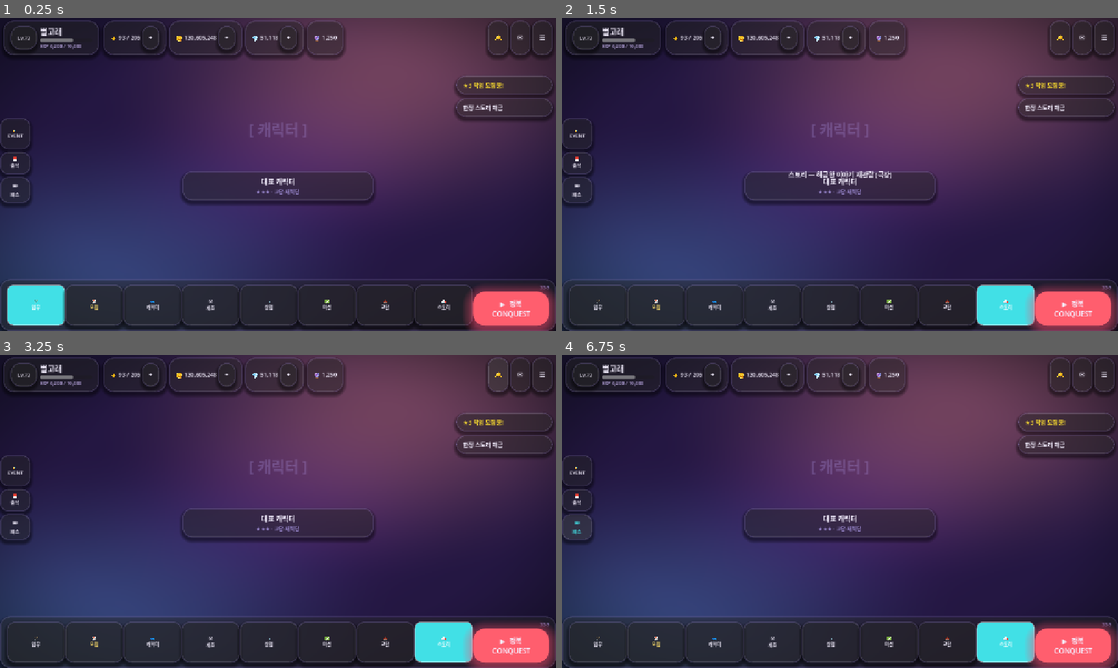
Above: before the commit, frames 1-4 (two rows, left to right).
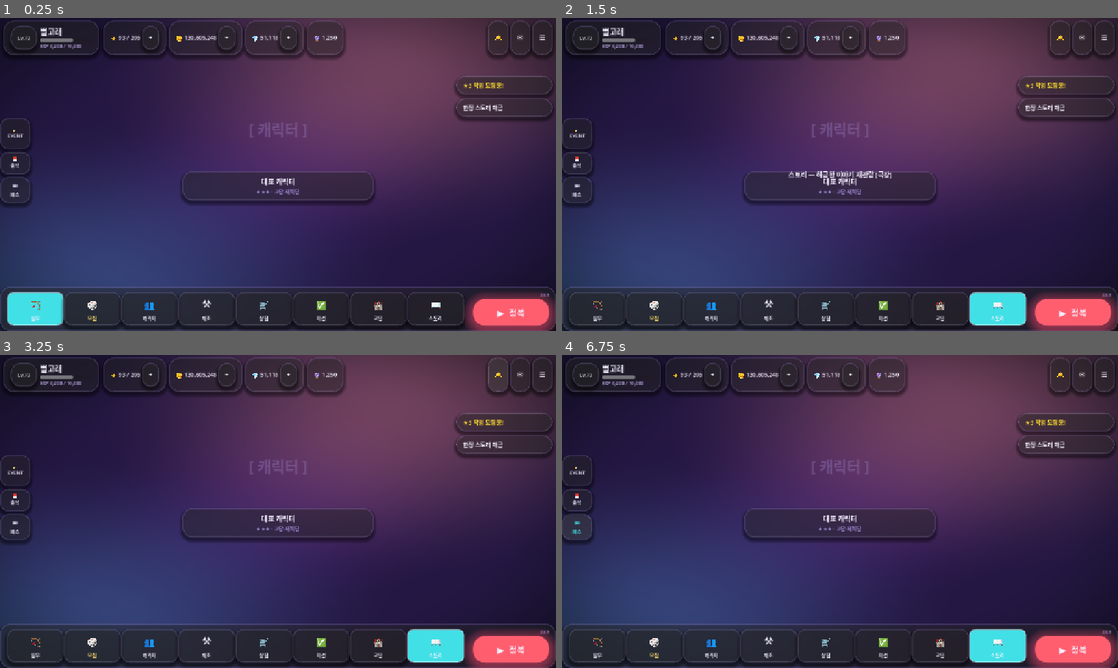
Above: after the commit, the same moments.

Repository: KADSA-OFFICIAL/Group-2
Game: Godot game, scene res://Boot.tscn
The game is run twice, just before and just after one commit, with the same random seed, the same clock (stepped at 60 frames per second) and the same inputs.
Inputs (mouse positions are in pixels of both pictures, inside the frame that each line leads up to; where the layout moved, square brackets give the same spot in the first picture):
- Up to frame 1 (0.25 s): no input
- Up to frame 2 (1.5 s): click (995, 309) [1006, 305] at 0.5 s; click (995, 309) [1006, 305] at 1.25 s
- Up to frame 3 (3.25 s): click "+" at 2 s; click "🔔" at 2.75 s
- Up to frame 4 (6.75 s): click "✉" at 3.5 s; click "☰" at 4.25 s; click "🎉 EVENT" at 5 s; click "📅 출석" at 5.75 s; click "🎟 패스" at 6.5 s

The runs differ from the first frame. In frame 1, 3.5% of the frame differs, in the area x 0-100%, y 83-99%; in frame 2, 3.8%; in frame 3, 3.8%; in frame 4, 3.8%.

Commit message:
feat: 하단 내비 아이콘 40×40 구조 + 정복 버튼 개선
- 각 버튼(Hunt~Story)에 VBox(full-rect, mouse_filter=ignore) 추가
  - Icon Label: 40×40 min_size, emoji 24px, 가로·세로 중앙 정렬
  - Name Label: 버튼명 11px, 중앙 정렬
  - 버튼 자체 text="" → 클릭 이벤트만 처리
- 내비 영역과 정복 영역 사이에 20px 구분 여백(Divider) 추가
- ConquestButton: "CONQUEST" 영문 제거 → "▶  정복" 한국어만, 폰트 20px
- NavPanel 높이 90px로 확장 (아이콘 40px + 텍스트 11px 수용)

Co-Authored-By: Claude Sonnet 4.6 <noreply@anthropic.com>

Diff:
--- a/screens/main/MainScreen.tscn
+++ b/screens/main/MainScreen.tscn
@@ -27,7 +27,6 @@
 layout_mode = 2
 theme_override_constants/separation = 10
 
-; ── PlayerCard ──
 [node name="PlayerCard" type="PanelContainer" parent="TopBar/HBoxContainer"]
 layout_mode = 2
 
@@ -78,7 +77,6 @@
 theme_override_font_sizes/font_size = 11
 theme_override_colors/font_color = Color(0.741, 0.667, 0.898, 1)
 
-; ── Currencies ──
 [node name="Currencies" type="HBoxContainer" parent="TopBar/HBoxContainer"]
 layout_mode = 2
 theme_override_constants/separation = 6
@@ -173,7 +171,6 @@
 text = "1,250"
 theme_override_font_sizes/font_size = 13
 
-; ── Spacer + SysButtons ──
 [node name="Spacer" type="Control" parent="TopBar/HBoxContainer"]
 layout_mode = 2
 size_flags_horizontal = 3
@@ -229,7 +226,7 @@
 text = "🎟\n패스"
 theme_override_font_sizes/font_size = 11
 
-; ── EventBanners (우측) ────────────────────────────────────────────────────
+; ── EventBanners ───────────────────────────────────────────────────────────
 [node name="EventBanners" type="VBoxContainer" parent="."]
 layout_mode = 1
 anchor_left = 1.0
@@ -332,13 +329,15 @@
 theme_override_font_sizes/font_size = 12
 theme_override_colors/font_color = Color(0.741176, 0.666667, 1, 0.8)
 
-; ── 하단 바: 내비게이션 + 정복 버튼 (같은 높이) ────────────────────────────
+; ══════════════════════════════════════════════════════════════════════════
+; 하단 바 — 내비게이션(40×40 아이콘) + 구분선 여백 + 정복 버튼 (같은 높이)
+; ══════════════════════════════════════════════════════════════════════════
 [node name="NavPanel" type="PanelContainer" parent="."]
 layout_mode = 1
 anchor_top = 1.0
 anchor_right = 1.0
 anchor_bottom = 1.0
-offset_top = -82.0
+offset_top = -90.0
 grow_horizontal = 2
 grow_vertical = 0
 
@@ -346,71 +345,286 @@
 layout_mode = 2
 theme_override_constants/separation = 0
 
-; ── BottomNav (좌측 확장) ──
+; ── BottomNav ── (H expand, 각 버튼: 40×40 아이콘 + 이름 텍스트)
 [node name="BottomNav" type="HBoxContainer" parent="NavPanel/OuterRow"]
 unique_name_in_owner = true
 layout_mode = 2
 size_flags_horizontal = 3
+size_flags_vertical = 3
 theme_override_constants/separation = 0
 
+; Hunt ──────────
 [node name="Hunt" type="Button" parent="NavPanel/OuterRow/BottomNav"]
 layout_mode = 2
 size_flags_horizontal = 3
 size_flags_vertical = 3
-text = "🏹\n임무"
-theme_override_font_sizes/font_size = 10
-
+text = ""
+
+[node name="VBox" type="VBoxContainer" parent="NavPanel/OuterRow/BottomNav/Hunt"]
+layout_mode = 1
+anchors_preset = 15
+anchor_right = 1.0
+anchor_bottom = 1.0
+grow_horizontal = 2
+grow_vertical = 2
+mouse_filter = 2
+alignment = 1
+
+[node name="Icon" type="Label" parent="NavPanel/OuterRow/BottomNav/Hunt/VBox"]
+layout_mode = 2
+custom_minimum_size = Vector2(40, 40)
+text = "🏹"
+horizontal_alignment = 1
+vertical_alignment = 1
+mouse_filter = 2
+theme_override_font_sizes/font_size = 24
+
+[node name="Name" type="Label" parent="NavPanel/OuterRow/BottomNav/Hunt/VBox"]
+layout_mode = 2
+text = "임무"
+horizontal_alignment = 1
+mouse_filter = 2
+theme_override_font_sizes/font_size = 11
+
+; Recruit ──────────
 [node name="Recruit" type="Button" parent="NavPanel/OuterRow/BottomNav"]
 layout_mode = 2
 size_flags_horizontal = 3
 size_flags_vertical = 3
-text = "🎲\n모집"
-theme_override_font_sizes/font_size = 10
+text = ""
+
+[node name="VBox" type="VBoxContainer" parent="NavPanel/OuterRow/BottomNav/Recruit"]
+layout_mode = 1
+anchors_preset = 15
+anchor_right = 1.0
+anchor_bottom = 1.0
+grow_horizontal = 2
+grow_vertical = 2
+mouse_filter = 2
+alignment = 1
+
+[node name="Icon" type="Label" parent="NavPanel/OuterRow/BottomNav/Recruit/VBox"]
+layout_mode = 2
+custom_minimum_size = Vector2(40, 40)
+text = "🎲"
+horizontal_alignment = 1
+vertical_alignment = 1
+mouse_filter = 2
+theme_override_font_sizes/font_size = 24
 theme_override_colors/font_color = Color(1, 0.875, 0.42, 1)
 
+[node name="Name" type="Label" parent="NavPanel/OuterRow/BottomNav/Recruit/VBox"]
+layout_mode = 2
+text = "모집"
+horizontal_alignment = 1
+mouse_filter = 2
+theme_override_font_sizes/font_size = 11
+theme_override_colors/font_color = Color(1, 0.875, 0.42, 1)
+
+; Characters ──────────
 [node name="Characters" type="Button" parent="NavPanel/OuterRow/BottomNav"]
 layout_mode = 2
 size_flags_horizontal = 3
 size_flags_vertical = 3
-text = "👥\n캐릭터"
-theme_override_font_sizes/font_size = 10
-
+text = ""
+
+[node name="VBox" type="VBoxContainer" parent="NavPanel/OuterRow/BottomNav/Characters"]
+layout_mode = 1
+anchors_preset = 15
+anchor_right = 1.0
+anchor_bottom = 1.0
+grow_horizontal = 2
+grow_vertical = 2
+mouse_filter = 2
+alignment = 1
+
+[node name="Icon" type="Label" parent="NavPanel/OuterRow/BottomNav/Characters/VBox"]
+layout_mode = 2
+custom_minimum_size = Vector2(40, 40)
+text = "👥"
+horizontal_alignment = 1
+vertical_alignment = 1
+mouse_filter = 2
+theme_override_font_sizes/font_size = 24
+
+[node name="Name" type="Label" parent="NavPanel/OuterRow/BottomNav/Characters/VBox"]
+layout_mode = 2
+text = "캐릭터"
+horizontal_alignment = 1
+mouse_filter = 2
+theme_override_font_sizes/font_size = 11
+
+; Craft ──────────
 [node name="Craft" type="Button" parent="NavPanel/OuterRow/BottomNav"]
 layout_mode = 2
 size_flags_horizontal = 3
 size_flags_vertical = 3
-text = "⚒\n제조"
-theme_override_font_sizes/font_size = 10
-
+text = ""
+
+[node name="VBox" type="VBoxContainer" parent="NavPanel/OuterRow/BottomNav/Craft"]
+layout_mode = 1
+anchors_preset = 15
+anchor_right = 1.0
+anchor_bottom = 1.0
+grow_horizontal = 2
+grow_vertical = 2
+mouse_filter = 2
+alignment = 1
+
+[node name="Icon" type="Label" parent="NavPanel/OuterRow/BottomNav/Craft/VBox"]
+layout_mode = 2
+custom_minimum_size = Vector2(40, 40)
+text = "⚒"
+horizontal_alignment = 1
+vertical_alignment = 1
+mouse_filter = 2
+theme_override_font_sizes/font_size = 24
+
+[node name="Name" type="Label" parent="NavPanel/OuterRow/BottomNav/Craft/VBox"]
+layout_mode = 2
+text = "제조"
+horizontal_alignment = 1
+mouse_filter = 2
+theme_override_font_sizes/font_size = 11
+
+; Shop ──────────
 [node name="Shop" type="Button" parent="NavPanel/OuterRow/BottomNav"]
 layout_mode = 2
 size_flags_horizontal = 3
 size_flags_vertical = 3
-text = "🛒\n상점"
-theme_override_font_sizes/font_size = 10
-
+text = ""
+
+[node name="VBox" type="VBoxContainer" parent="NavPanel/OuterRow/BottomNav/Shop"]
+layout_mode = 1
+anchors_preset = 15
+anchor_right = 1.0
+anchor_bottom = 1.0
+grow_horizontal = 2
+grow_vertical = 2
+mouse_filter = 2
+alignment = 1
+
+[node name="Icon" type="Label" parent="NavPanel/OuterRow/BottomNav/Shop/VBox"]
+layout_mode = 2
+custom_minimum_size = Vector2(40, 40)
+text = "🛒"
+horizontal_alignment = 1
+vertical_alignment = 1
+mouse_filter = 2
+theme_override_font_sizes/font_size = 24
+
+[node name="Name" type="Label" parent="NavPanel/OuterRow/BottomNav/Shop/VBox"]
+layout_mode = 2
+text = "상점"
+horizontal_alignment = 1
+mouse_filter = 2
+theme_override_font_sizes/font_size = 11
+
+; Mission ──────────
 [node name="Mission" type="Button" parent="NavPanel/OuterRow/BottomNav"]
 layout_mode = 2
 size_flags_horizontal = 3
 size_flags_vertical = 3
-text = "✅\n미션"
-theme_override_font_sizes/font_size = 10
-
+text = ""
+
+[node name="VBox" type="VBoxContainer" parent="NavPanel/OuterRow/BottomNav/Mission"]
+layout_mode = 1
+anchors_preset = 15
+anchor_right = 1.0
+anchor_bottom = 1.0
+grow_horizontal = 2
+grow_vertical = 2
+mouse_filter = 2
+alignment = 1
+
+[node name="Icon" type="Label" parent="NavPanel/OuterRow/BottomNav/Mission/VBox"]
+layout_mode = 2
+custom_minimum_size = Vector2(40, 40)
+text = "✅"
+horizontal_alignment = 1
+vertical_alignment = 1
+mouse_filter = 2
+theme_override_font_sizes/font_size = 24
+
+[node name="Name" type="Label" parent="NavPanel/OuterRow/BottomNav/Mission/VBox"]
+layout_mode = 2
+text = "미션"
+horizontal_alignment = 1
+mouse_filter = 2
+theme_override_font_sizes/font_size = 11
+
+; Faction ──────────
 [node name="Faction" type="Button" parent="NavPanel/OuterRow/BottomNav"]
 layout_mode = 2
 size_flags_horizontal = 3
 size_flags_vertical = 3
-text = "🏰\n교단"
-theme_override_font_sizes/font_size = 10
-
+text = ""
+
+[node name="VBox" type="VBoxContainer" parent="NavPanel/OuterRow/BottomNav/Faction"]
+layout_mode = 1
+anchors_preset = 15
+anchor_right = 1.0
+anchor_bottom = 1.0
+grow_horizontal = 2
+grow_vertical = 2
+mouse_filter = 2
+alignment = 1
+
+[node name="Icon" type="Label" parent="NavPanel/OuterRow/BottomNav/Faction/VBox"]
+layout_mode = 2
+custom_minimum_size = Vector2(40, 40)
+text = "🏰"
+horizontal_alignment = 1
+vertical_alignment = 1
+mouse_filter = 2
+theme_override_font_sizes/font_size = 24
+
+[node name="Name" type="Label" parent="NavPanel/OuterRow/BottomNav/Faction/VBox"]
+layout_mode = 2
+text = "교단"
+horizontal_alignment = 1
+mouse_filter = 2
+theme_override_font_sizes/font_size = 11
+
+; Story ──────────
 [node name="Story" type="Button" parent="NavPanel/OuterRow/BottomNav"]
 layout_mode = 2
 size_flags_horizontal = 3
 size_flags_vertical = 3
-text = "📖\n스토리"
-theme_override_font_sizes/font_size = 10
-
-; ── ConquestSection (우측 고정폭) ──
+text = ""
+
+[node name="VBox" type="VBoxContainer" parent="NavPanel/OuterRow/BottomNav/Story"]
+layout_mode = 1
+anchors_preset = 15
+anchor_right = 1.0
+anchor_bottom = 1.0
+grow_horizontal = 2
+grow_vertical = 2
+mouse_filter = 2
+alignment = 1
+
+[node name="Icon" type="Label" parent="NavPanel/OuterRow/BottomNav/Story/VBox"]
+layout_mode = 2
+custom_minimum_size = Vector2(40, 40)
+text = "📖"
+horizontal_alignment = 1
+vertical_alignment = 1
+mouse_filter = 2
+theme_override_font_sizes/font_size = 24
+
+[node name="Name" type="Label" parent="NavPanel/OuterRow/BottomNav/Story/VBox"]
+layout_mode = 2
+text = "스토리"
+horizontal_alignment = 1
+mouse_filter = 2
+theme_override_font_sizes/font_size = 11
+
+; ── 구분 여백 ──
+[node name="Divider" type="Control" parent="NavPanel/OuterRow"]
+layout_mode = 2
+custom_minimum_size = Vector2(20, 0)
+
+; ── ConquestSection (우측 고정폭, 같은 높이) ──
 [node name="ConquestSection" type="VBoxContainer" parent="NavPanel/OuterRow"]
 layout_mode = 2
 custom_minimum_size = Vector2(175, 0)
@@ -429,8 +643,8 @@
 unique_name_in_owner = true
 layout_mode = 2
 size_flags_vertical = 3
-text = "▶  정복\nCONQUEST"
-theme_override_font_sizes/font_size = 16
+text = "▶  정복"
+theme_override_font_sizes/font_size = 20
 
 ; ── Toast ──────────────────────────────────────────────────────────────────
 [node name="Toast" type="Label" parent="."]
